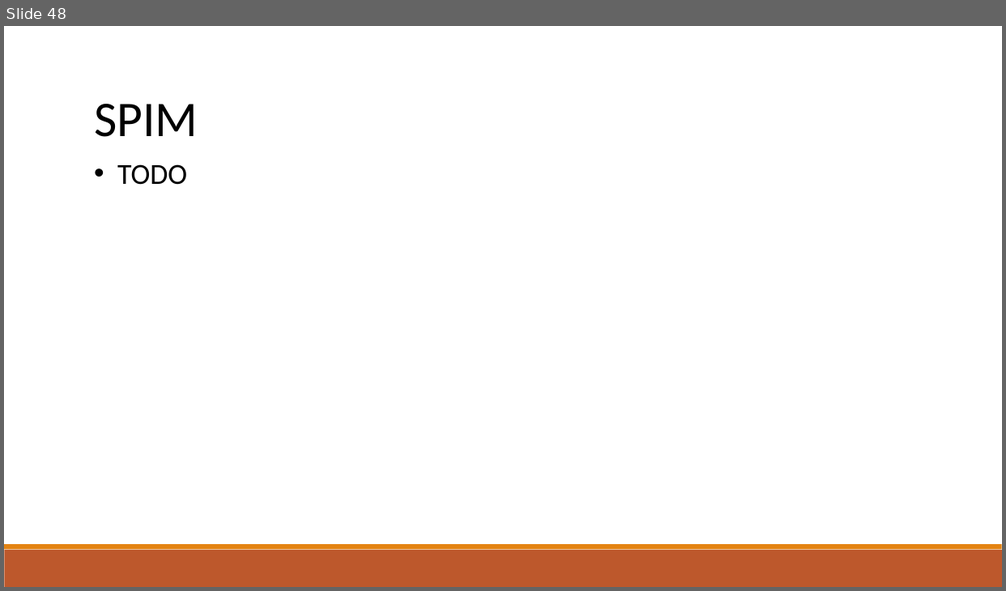
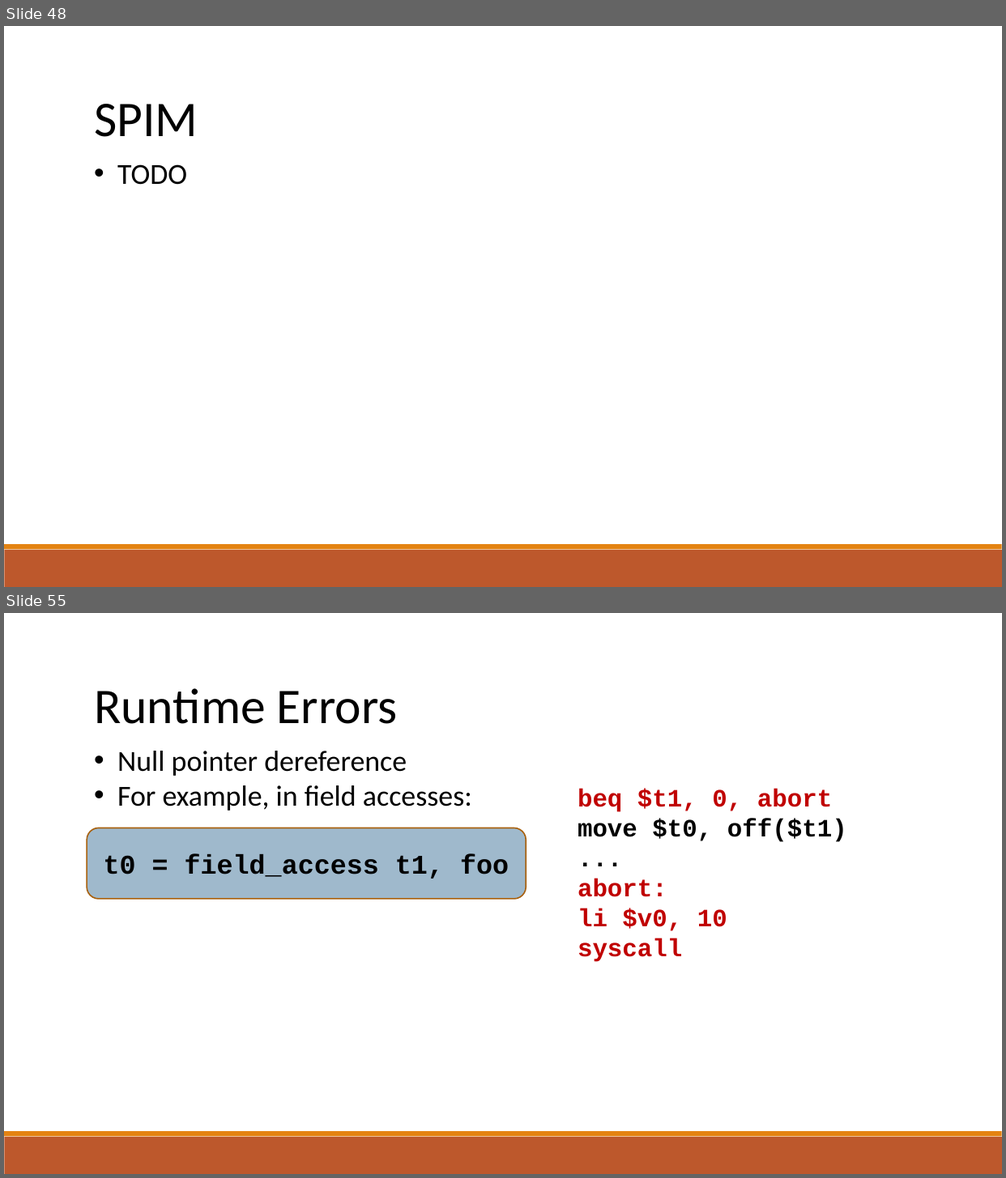
Before and after one commit to raghadzeidan/COMPILATION_TAU_FOR_STUDENTS, a slide deck: new_slides/codegen.pptx. Shown one above the other, each under a label of ours: slide 48 before the commit, slides 48 and 55 after it; the slides between them are not shown. The pictures are 1006x591 and 1006x1178 pixels, drawn with LibreOffice and Linux fonts; fonts in the diff are those of the drawing. Boxes give left, top, right and bottom in pixels: in the first picture for what was removed or moved away, otherwise in the second. Text is boxed around its words. In the diff, an @@ line names an element or a change of style, - is before the commit and + after.

```diff
--- a/new_slides/codegen.pptx
+++ b/new_slides/codegen.pptx
@@ slide 55 added at box(4, 613, 1002, 1174), background #FFFFFF; not listed: 2 template elements that a slide beside it also shows @@
@@ text added at box(94, 688, 398, 724), 48 pt, text #000000 @@
+Runtime Errors
@@ text added at box(117, 751, 472, 811), 28 pt, text #000000 @@
+• Null pointer dereference
+• For example, in field accesses:
@@ text added at box(577, 789, 847, 962), 24 pt, text #C00000, bold @@
+beq $t1, 0, abort
+move $t0, off($t1)
+...
+abort:
+li $v0, 10
+syscall
@@ rounded rectangle added at box(87, 828, 526, 899), fill #40749B at 50% opacity, outline #A9610D 1.25 pt, 26 pt, text #000000, bold @@
+t0 = field_access t1, foo
```
Also in this commit, not shown: 2 slides changed, 12 other slides added, 1 slide removed, 1 other file.
